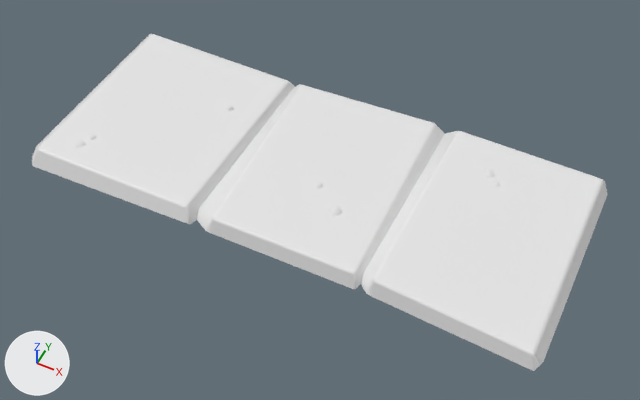
The FBX model Assets/Art/Mesh/Walkway.fbx: old version first, new version second.
Before and after are seen from a camera (50 mm lens) standing at (5.19, -13.2, 11.88) and looking at (0.31, -3.45, -0.31). Arrows for +X, +Y and +Z are at lower left; the lights stay in place. Where no turn or scale is listed for an object, it has been applied to the vertices.

In view in the first picture: 'Walkway'.
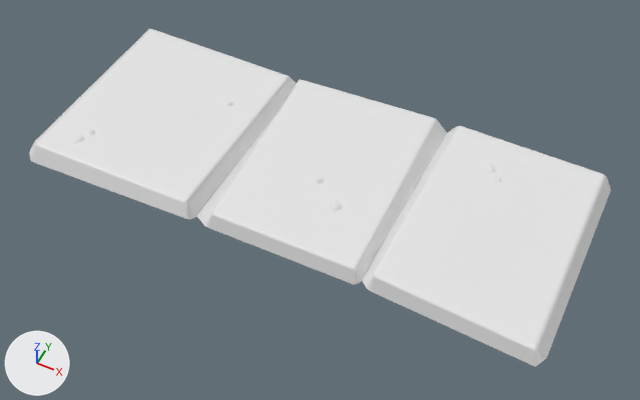
Commit message: Edited Walkway mesh

Boxes (x1, y1, x2, y2) around the edits, measured in the pictures (640 x 400 px; the box of a moved part takes in the faces that stretch with it):
'Walkway', reshaped: before (32, 34, 608, 371); after (29, 29, 611, 367)
part 1 of me_walkway_001, moved or reshaped: before (74, 139, 86, 148); after (72, 134, 85, 143)
part 2 of me_walkway_001, moved or reshaped: before (90, 134, 97, 140); after (89, 129, 95, 135)
part 3 of me_walkway_001, moved or reshaped: before (227, 105, 234, 111); after (226, 100, 233, 106)
part 4 of me_walkway_001, moved or reshaped: before (328, 206, 343, 217); after (328, 201, 343, 212)
part 5 of me_walkway_001, moved or reshaped: before (316, 182, 324, 189); after (316, 177, 324, 184)
part 6 of me_walkway_001, rebuilt (54% narrower, 43% shorter): before (32, 34, 608, 371); after (29, 29, 296, 220)
part 7 of me_walkway_001, added: after (197, 79, 447, 284)
part 8 of me_walkway_001, added: after (362, 126, 611, 367)

What the commit changed:
me_walkway_001 is used by ob_walkway; location (0.0, 0.0, 0.0).
me_walkway_001 had 124 vertices, 101 faces and spanned x -4.99..5.01, y -5.29..-0.92, z -0.14..0.18.
me_walkway_001 now has 124 vertices, 101 faces and spans x -5.01..5.04, y -5.29..-0.92, z -0.01..0.31.
me_walkway_001 part 1: the loose piece of 8 vertices spanning x -4.35..-3.99, y -4.75..-4.38, z 0.07..0.18 is moved by (0.0, 0.0, 0.13).
me_walkway_001 part 2: the loose piece of 8 vertices spanning x -4.15..-3.94, y -4.42..-4.21, z 0.07..0.18 is moved by (0.0, 0.0, 0.13).
me_walkway_001 part 3: the loose piece of 8 vertices spanning x -2.25..-2.04, y -2.56..-2.34, z 0.07..0.18 is moved by (0.0, 0.0, 0.13).
me_walkway_001 part 4: the loose piece of 8 vertices spanning x 0.68..1.04, y -4.11..-3.74, z 0.07..0.18 is moved by (0.0, 0.0, 0.13).
me_walkway_001 part 5: the loose piece of 8 vertices spanning x 0.23..0.43, y -3.61..-3.39, z 0.07..0.18 is moved by (0.0, 0.0, 0.13).
me_walkway_001 part 6: the loose piece of 68 vertices spanning x -4.99..5.01, y -5.29..-0.92, z -0.14..0.17 is rebuilt with 22 vertices and now spans x -5.01..-1.32, y -5.24..-1.02, z -0.01..0.3.
me_walkway_001 part 7: a new loose piece of 24 vertices spanning x -1.37..1.88, y -5.15..-0.92, z -0.01..0.26.
me_walkway_001 part 8: a new loose piece of 22 vertices spanning x 1.84..5.04, y -5.29..-0.92, z -0.01..0.28.
